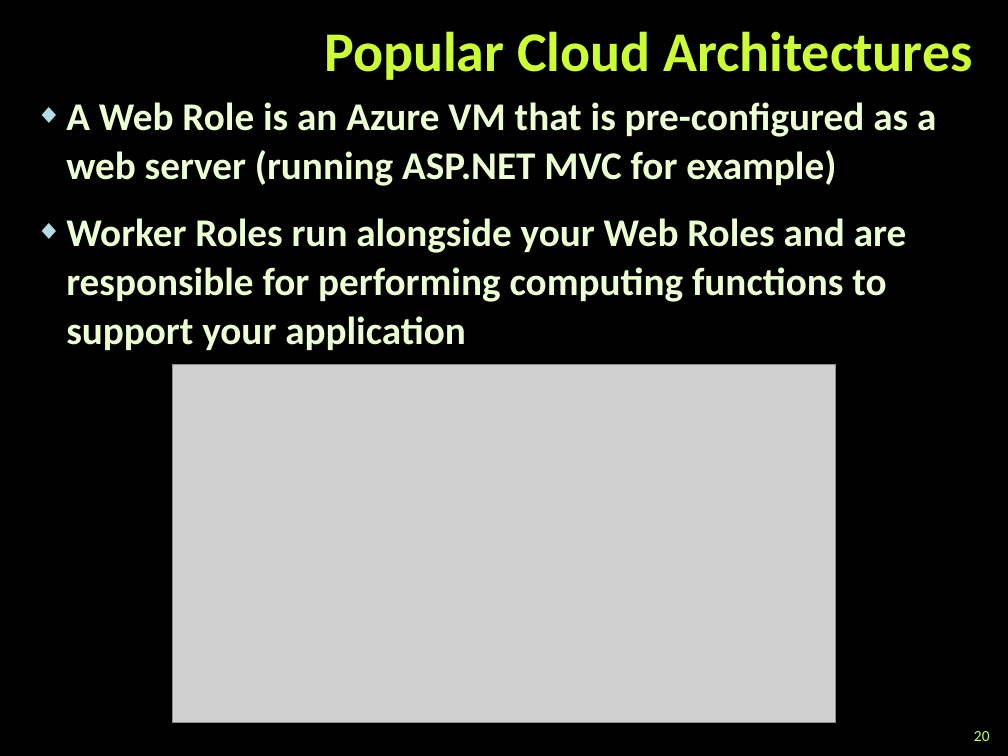
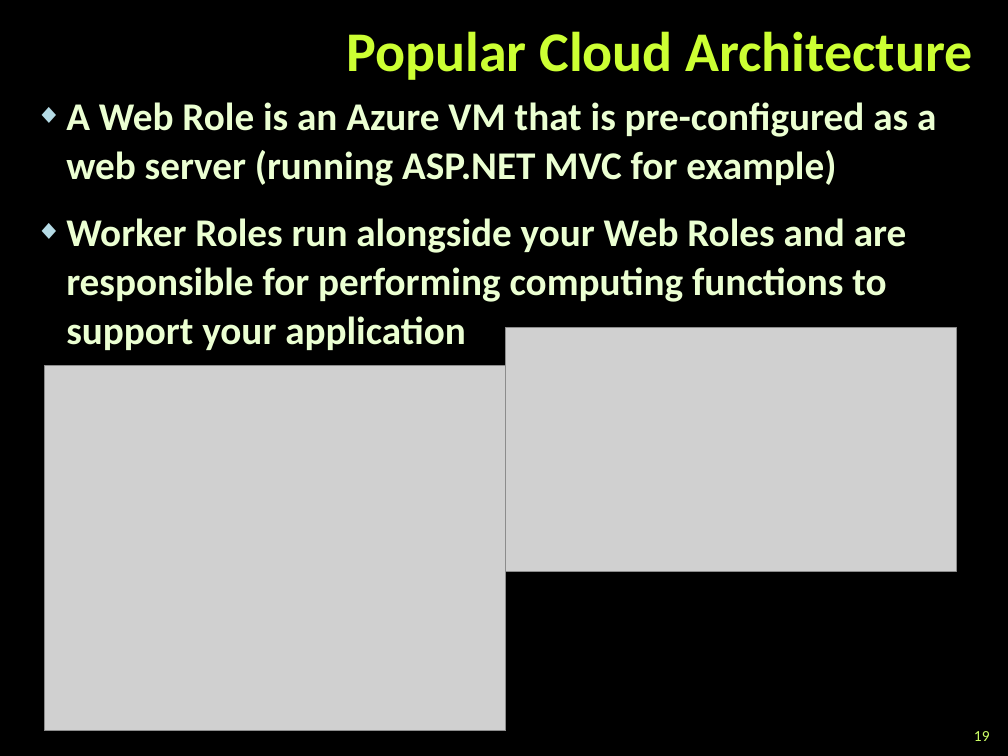
Before and after one commit to TelerikAcademy/Web-Services-and-Cloud, a slide deck: slide 19 of 09. Intro-to-Azure/Intro-to-Azure.pptx (slide 20 before the commit). Drawn at 1008x756 pixels with LibreOffice and Linux fonts; fonts in the diff are those of the drawing; grey boxes stand for pictures; background and template pictures are left out. Boxes give left, top, right and bottom in pixels: in the first picture for what was removed or moved away, otherwise in the second. Text is boxed around its words. In the diff, an @@ line names an element or a change of style, - is before the commit and + after.

```diff
--- a/09. Intro-to-Azure/Intro-to-Azure.pptx
+++ b/09. Intro-to-Azure/Intro-to-Azure.pptx
@@ title at (347,31,972,80): text changed @@
-Popular Cloud Architectures
+Popular Cloud Architecture
@@ picture: place and size @@
-picture at (172,364,835,722)
+picture at (506,328,957,572)
@@ picture added at (44,365,506,730) @@
@@ page number at (974,731,990,741): text changed @@
-20
+19
```
Also in this commit, not shown: 4 other slides changed, 8 slides added, 1 slide removed.
